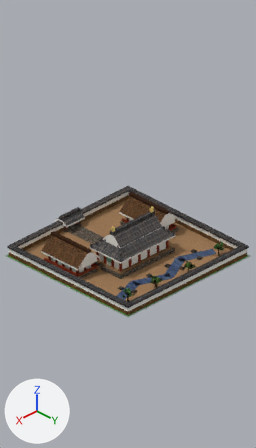
A saved change to the Blender file buildings/city_buildings/39_nara_kizoku_shuden_2x2/nara_06_kizoku_shuden_2x2.blend.
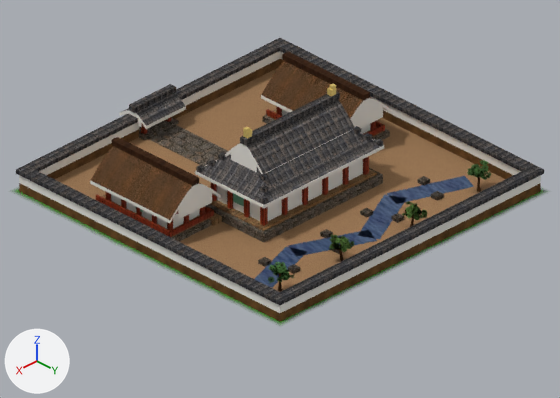
Each version appears first from the file's camera 'SIMUTRANS_CAM', and next in a close-up on the part from 0% to 100% of the width and 38% to 78% of the height. Lighting does not change. The marker at lower left points along +X, +Y and +Z. The older version's two pictures come first.

Objects in the first close-up: 'nara_06_kizoku_shuden_2x2_mesh' and 4 more.
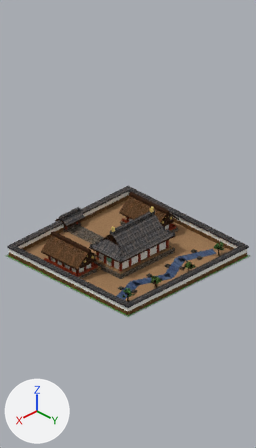
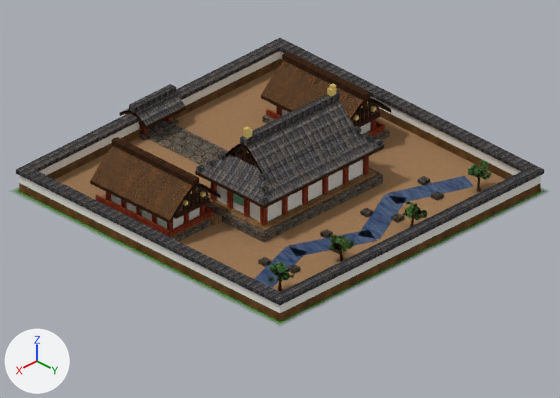
The edits, one by one:
Picture 'tsuma_kirengoshi.png' (img_tsuma_kirengoshi_png) is new.
Material 'Nara_TsumaKirengoshi' (mat_nara_tsumakirengoshi) is new.
Uses the picture img_tsuma_kirengoshi_png.
me_nara_06_kizoku_shuden_2x2_mesh is used by ob_nara_06_kizoku_shuden_2x2_mesh; location (0.0, 0.0, 0.0).
me_nara_06_kizoku_shuden_2x2_mesh had 1216 vertices, 910 faces and spanned x -0.96..2.96, y -3.01..0.96, z 0.0..1.05.
me_nara_06_kizoku_shuden_2x2_mesh now has 2152 vertices, 1486 faces and spans x -0.96..2.96, y -3.01..0.96, z 0.0..1.05.
me_nara_06_kizoku_shuden_2x2_mesh part 1: 4 vertices removed from x -0.46..0.34, y -1.04..-0.68, z 0.27..0.6; 198 vertices added at x -0.58..0.4, y -1.13..-0.59, z 0.26..0.89.
me_nara_06_kizoku_shuden_2x2_mesh part 2: 4 vertices removed from x 1.66..2.46, y -1.04..-0.68, z 0.27..0.6; 198 vertices added at x 1.6..2.58, y -1.13..-0.59, z 0.26..0.89.
me_nara_06_kizoku_shuden_2x2_mesh part 3: 4 vertices removed from x 0.72..1.28, y -2.95..-2.69, z 0.17; 110 vertices added at x 0.72..1.28, y -3.01..-2.63, z 0.17..0.32.
me_nara_06_kizoku_shuden_2x2_mesh part 4: 87 faces spanning x -0.58..2.58, y -3.01..-0.37, z 0.17..0.9 switch from mat_nara_plaster (white #eceae3) to mat_nara_wooddark.
Other edits to the shape of me_nara_06_kizoku_shuden_2x2_mesh do not show in these pictures.
me_nara_06_kizoku_shuden_2x2_mesh gains material mat_nara_tsumakirengoshi.

Changed parts and their boxes (x1, y1, x2, y2) in the close-ups (560 x 398 px):
part 1 of me_nara_06_kizoku_shuden_2x2_mesh, cut back
    before: (352, 101, 383, 128)
    after: (351, 98, 391, 127)
part 2 of me_nara_06_kizoku_shuden_2x2_mesh, cut back
    before: (178, 146, 257, 219)
    after: (170, 144, 262, 223)
part 3 of me_nara_06_kizoku_shuden_2x2_mesh, reshaped
    before: (124, 113, 142, 127)
    after: (120, 110, 146, 127)
part 4 of me_nara_06_kizoku_shuden_2x2_mesh, recoloured
    both: (90, 95, 390, 223)
